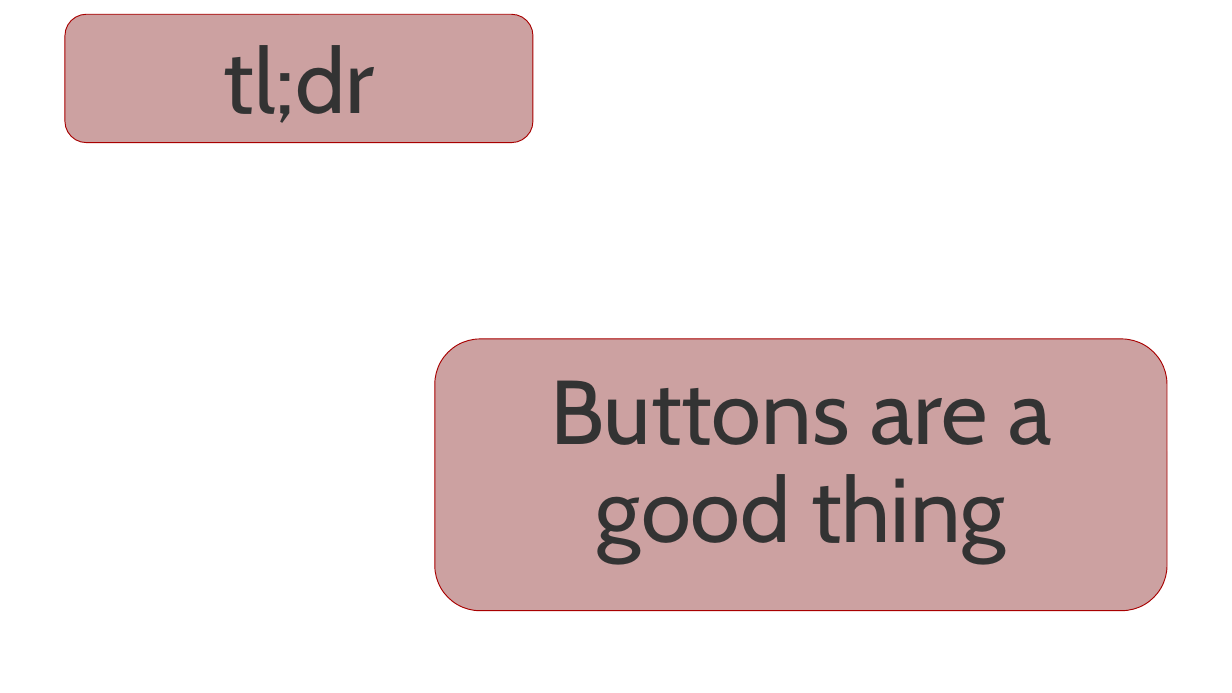
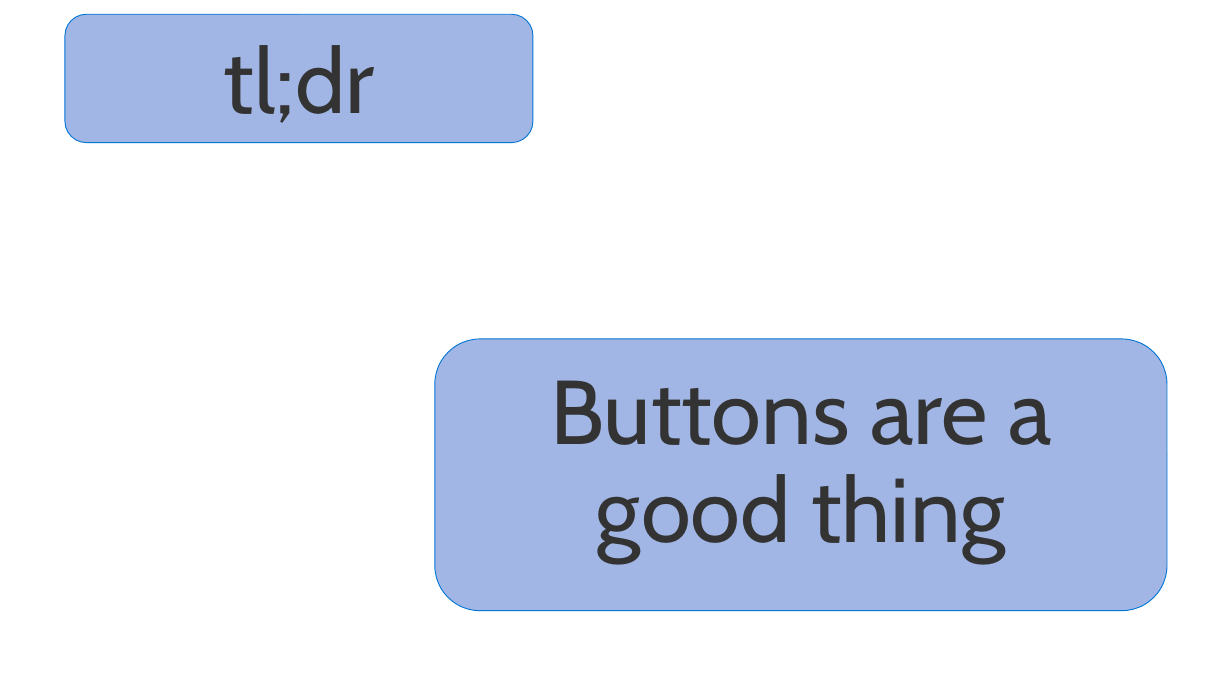
Before and after one commit to GeekTrainer/help-desk-bot-lab, a slide deck: slide 7 of Slides/2 - Mastering the user experience.pptx. Drawn at 1232x693 pixels with LibreOffice and Linux fonts; fonts in the diff are those of the drawing. Boxes give left, top, right and bottom in pixels: in the first picture for what was removed or moved away, otherwise in the second. Text is boxed around its words. In the diff, an @@ line names an element or a change of style, - is before the commit and + after.

```diff
--- a/Slides/2 - Mastering the user experience.pptx
+++ b/Slides/2 - Mastering the user experience.pptx
@@ rounded rectangle "tl;dr" at [65,14,534,143]: fill #CCA2A2 to #A2B6E5; outline #A80000 0.75 pt to #0377D6 0.75 pt @@
@@ rounded rectangle "Buttons are a good thing" at [435,339,1167,611]: fill #CCA2A2 to #A2B6E5; outline #A80000 0.75 pt to #0377D6 0.75 pt @@
```
Also in this commit, not shown: 1 other slide changed, 2 other files.
